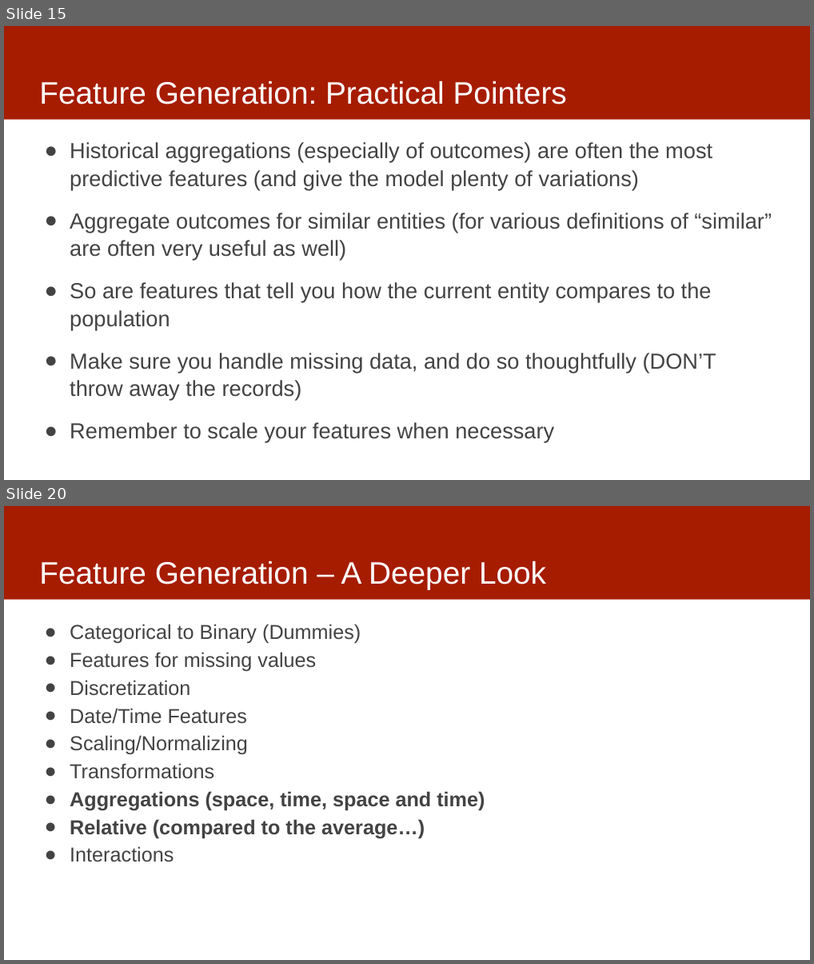
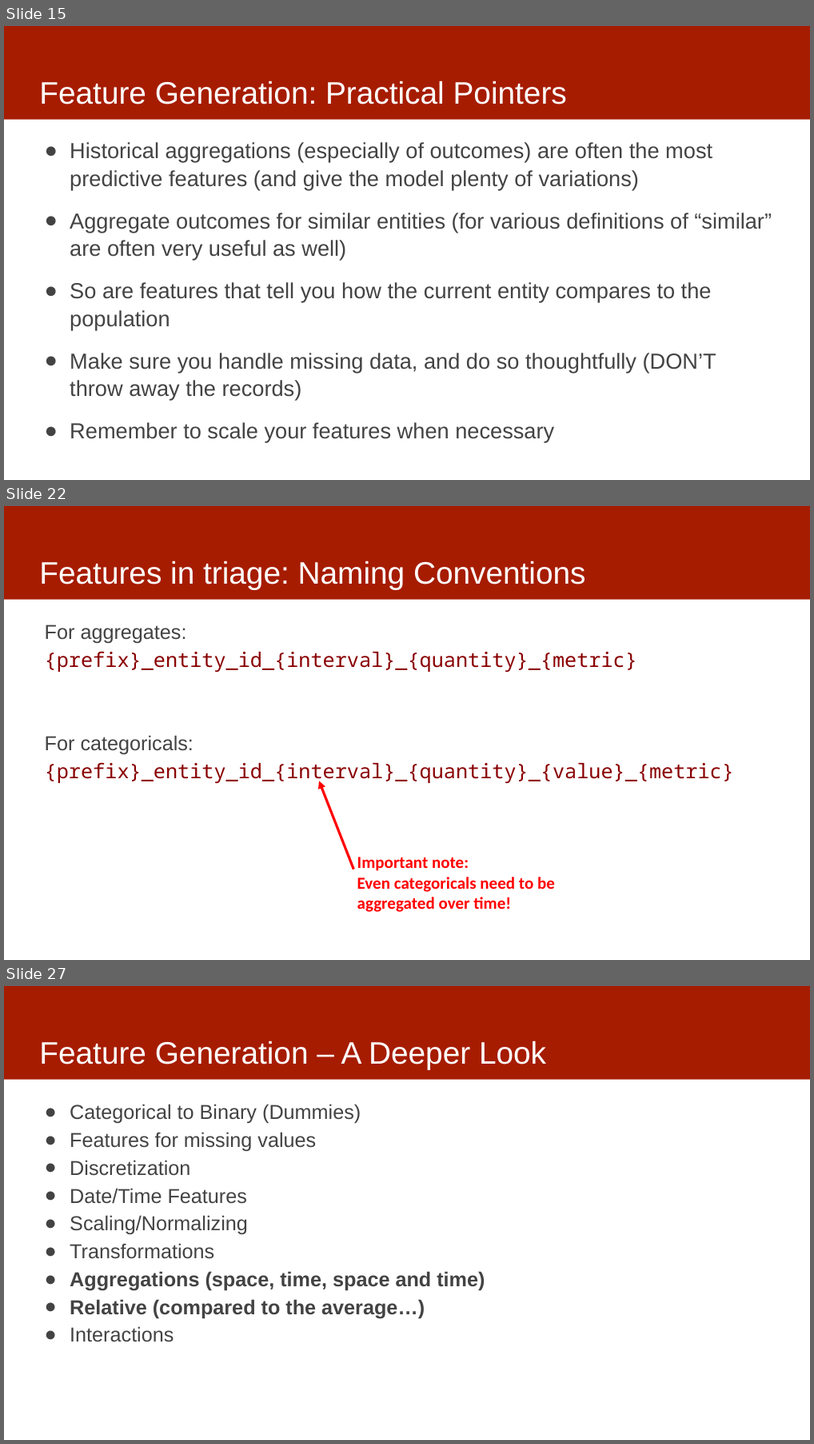
Before and after one commit to dssg/mlforpublicpolicylab, a slide deck: Lectures/12-features-and-imputation.pptx. Shown one above the other, each under a label of ours: slides 15 and 20 before the commit, slides 15, 22 and 27 after it; the slides between them are not shown. The pictures are 814x964 and 814x1444 pixels, drawn with LibreOffice and Linux fonts; fonts in the diff are those of the drawing. Boxes give left, top, right and bottom in pixels: in the first picture for what was removed or moved away, otherwise in the second. Text is boxed around its words. In the diff, an @@ line names an element or a change of style, - is before the commit and + after.

```diff
--- a/Lectures/12-features-and-imputation.pptx
+++ b/Lectures/12-features-and-imputation.pptx
@@ slide 22 added at [4, 506, 810, 960], background #FFFFFF; not listed: 1 template element that a slide beside it also shows @@
@@ title added at [39, 561, 586, 590], 37 pt, text #FFFFFF @@
+Features in triage: Naming Conventions
@@ text added at [45, 624, 734, 784], 24 pt, text #8A0002 @@
+For aggregates:
+{prefix}_entity_id_{interval}_{quantity}_{metric}
+For categoricals:
+{prefix}_entity_id_{interval}_{quantity}_{value}_{metric}
@@ arrow added from (354, 869) to (319, 780), #FF0000 3 pt @@
@@ text added at [358, 856, 555, 912], 20 pt, text #FF0000, bold @@
+Important note:
+Even categoricals need to be aggregated over time!
@@ what was slide 20 is now slide 27 @@
```
Also in this commit, not shown: 3 slides changed, 6 other slides added, 1 other file.
